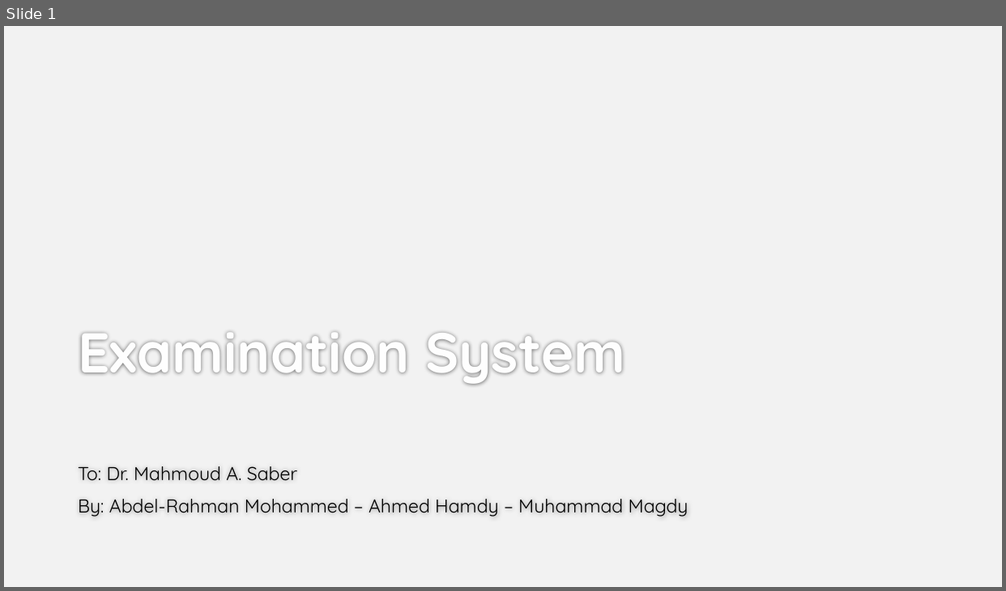
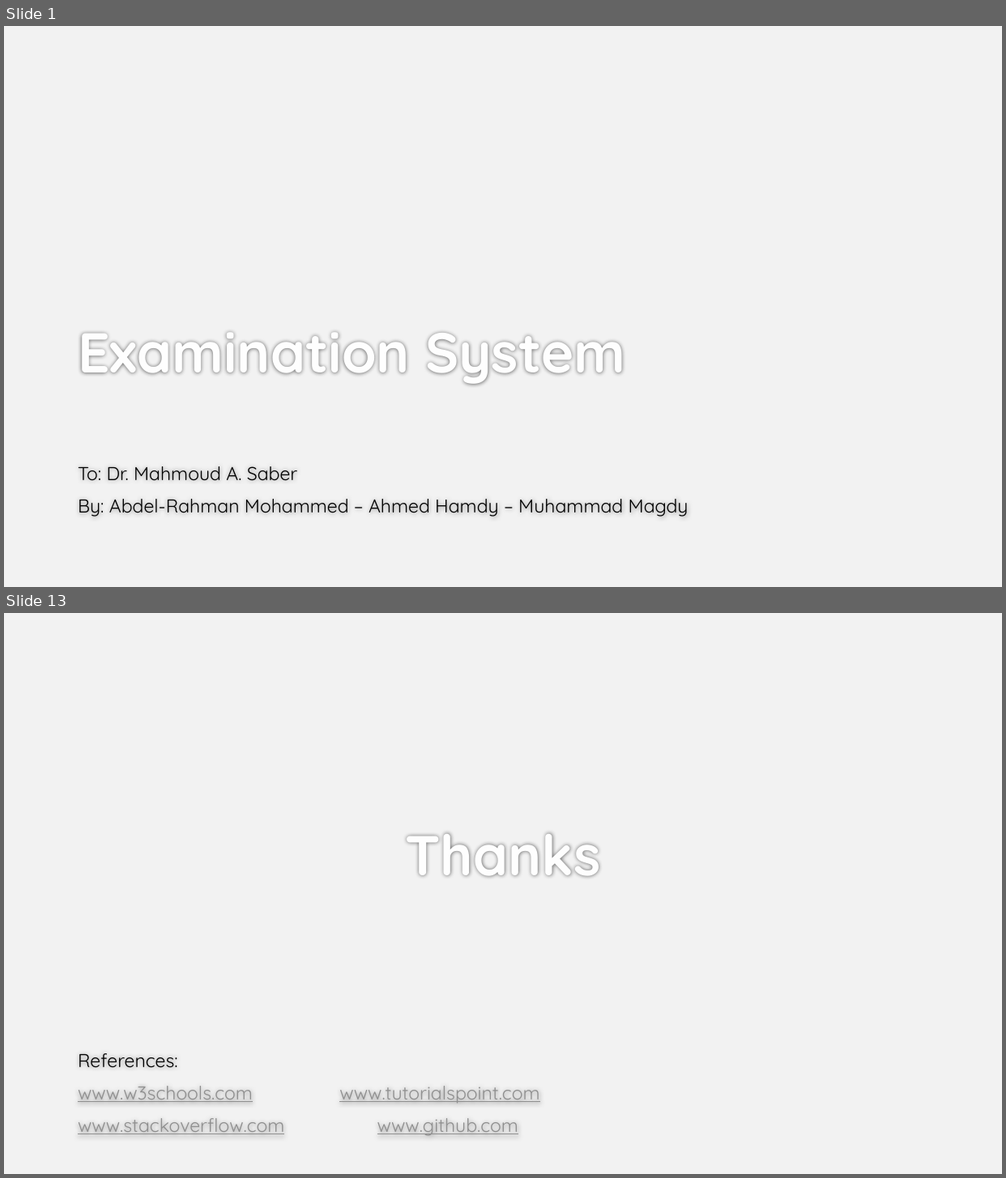
Before and after one commit to Gazouly/Examination.System, a slide deck: Examination System.pptx. Shown one above the other, each under a label of ours: slide 1 before the commit, slides 1 and 13 after it; the slides between them are not shown. The pictures are 1006x591 and 1006x1178 pixels, drawn with LibreOffice and Linux fonts; fonts in the diff are those of the drawing; background and template pictures are left out. Boxes give left, top, right and bottom in pixels: in the first picture for what was removed or moved away, otherwise in the second. Text is boxed around its words. In the diff, an @@ line names an element or a change of style, - is before the commit and + after.

```diff
--- a/Examination System.pptx
+++ b/Examination System.pptx
@@ slide 13 added at <box>4,613,1002,1174</box>, background #F2F2F2 @@
@@ title added at <box>405,833,600,877</box>, 54 pt, text #FEFEFE, bold @@
+Thanks
@@ subtitle added at <box>78,1054,539,1136</box>, 18 pt, text #8F8F8F, underline @@
+References:
+www.w3schools.com www.tutorialspoint.com
+www.stackoverflow.com www.github.com
```
Also in this commit, not shown: 6 slides changed, 5 other slides added, 1 slide removed.
